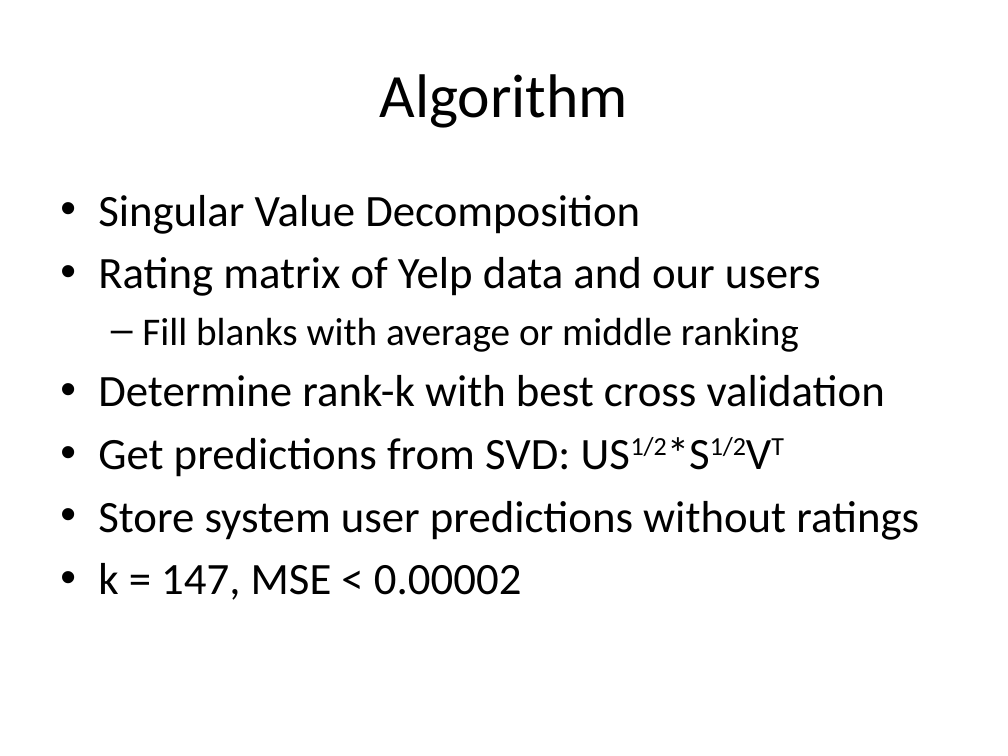
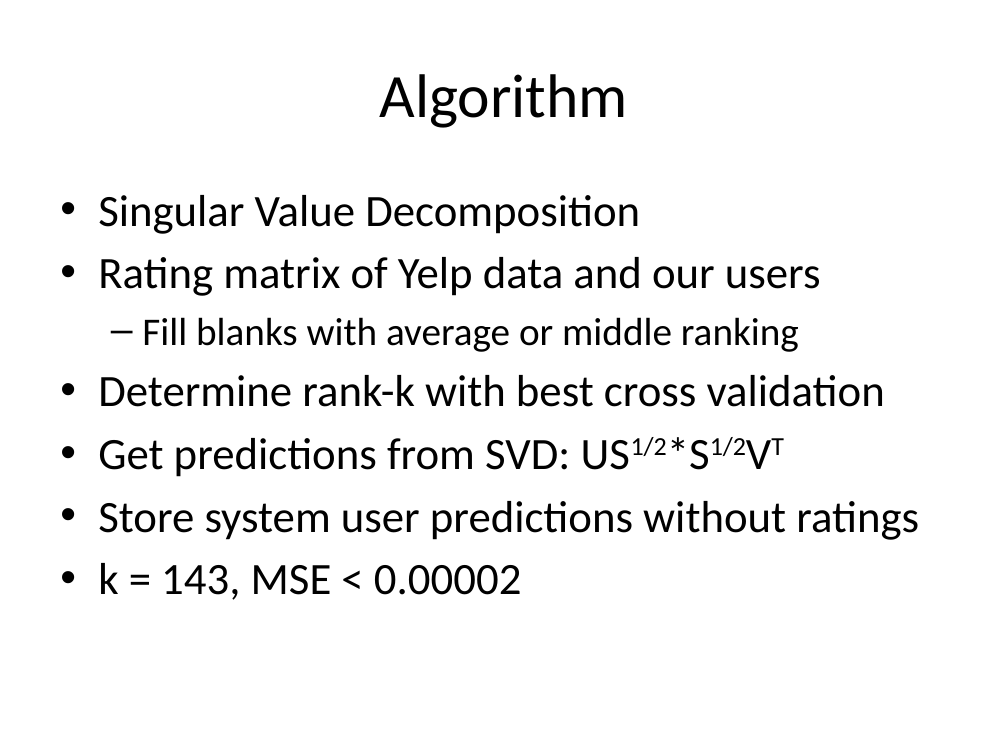
Before and after one commit to neostoic/pittfood, a slide deck: slide 3 of Presentation.pptx. Drawn at 1008x756 pixels with LibreOffice and Linux fonts; fonts in the diff are those of the drawing. Boxes give left, top, right and bottom in pixels: in the first picture for what was removed or moved away, otherwise in the second. Text is boxed around its words. In the diff, an @@ line names an element or a change of style, - is before the commit and + after.

```diff
--- a/Presentation.pptx
+++ b/Presentation.pptx
@@ text at [98, 563, 522, 600]: text changed @@
-• k = 147, MSE < 0.00002
+• k = 143, MSE < 0.00002
```
Also in this commit, not shown: 2 other slides changed, 6 other files.
